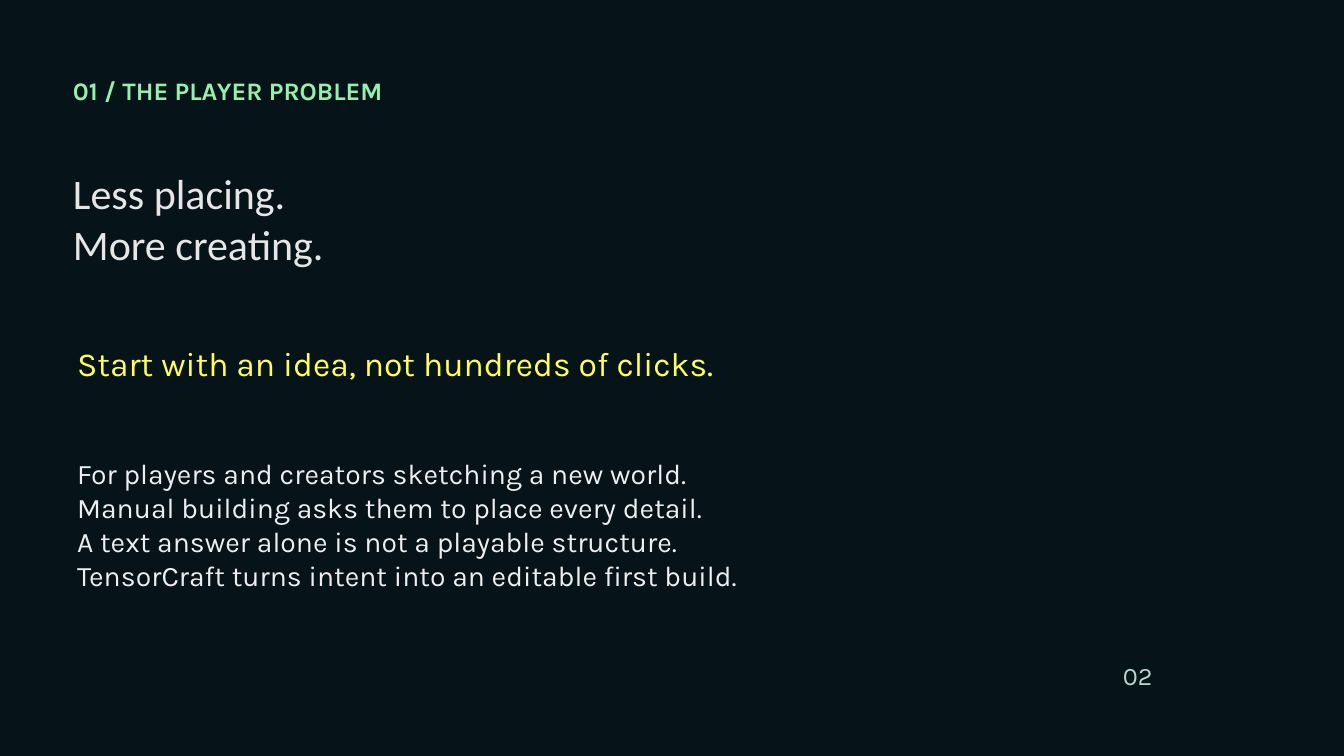
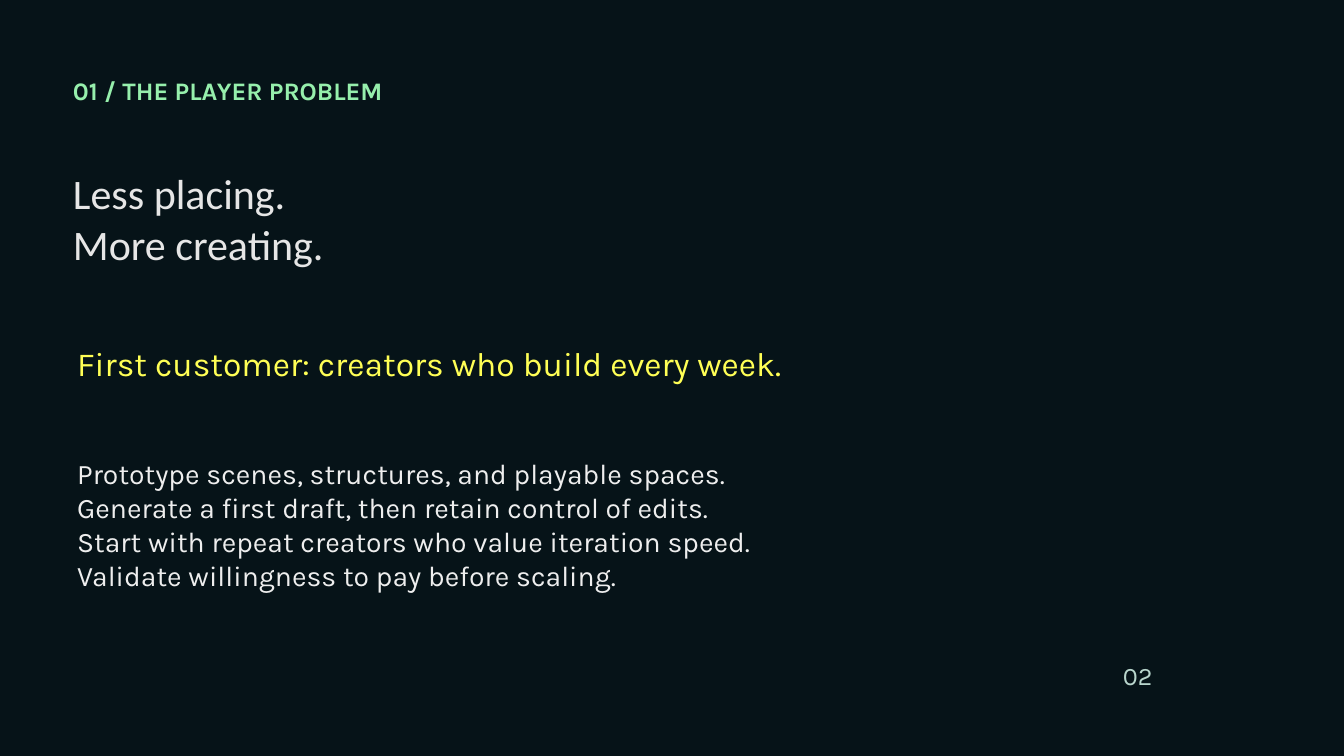
Before and after one commit to Nakshatra05/tensorcraft-bittensor, a slide deck: slide 2 of presentation/TensorCraft-Bittensor-Pitch.pptx. Drawn at 1344x756 pixels with LibreOffice and Linux fonts; fonts in the diff are those of the drawing; background and template pictures are left out. Boxes give left, top, right and bottom in pixels: in the first picture for what was removed or moved away, otherwise in the second. Text is boxed around its words. In the diff, an @@ line names an element or a change of style, - is before the commit and + after.

```diff
--- a/presentation/TensorCraft-Bittensor-Pitch.pptx
+++ b/presentation/TensorCraft-Bittensor-Pitch.pptx
@@ text at box(77, 353, 781, 385): text changed @@
-Start with an idea, not hundreds of clicks.
+First customer: creators who build every week.
@@ text at box(77, 464, 750, 593): text changed @@
-For players and creators sketching a new world.
-Manual building asks them to place every detail.
-A text answer alone is not a playable structure.
-TensorCraft turns intent into an editable first build.
+Prototype scenes, structures, and playable spaces.
+Generate a first draft, then retain control of edits.
+Start with repeat creators who value iteration speed.
+Validate willingness to pay before scaling.
```
Also in this commit, not shown: 5 other slides changed, 3 slides added, 2 slides removed.
